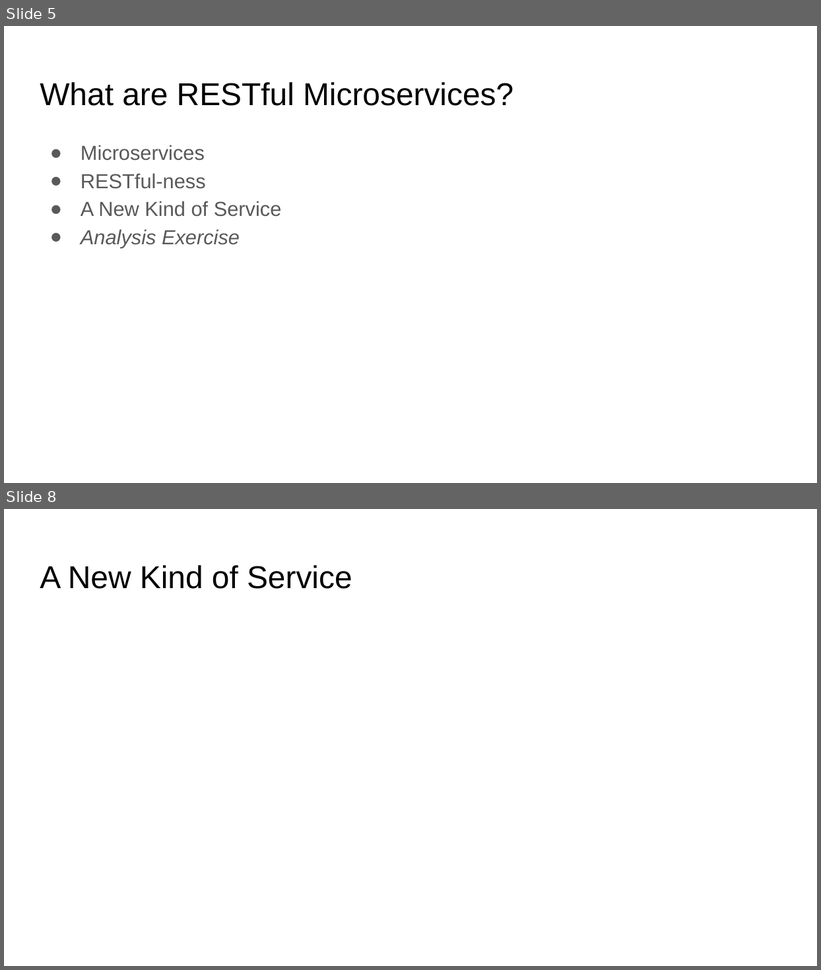
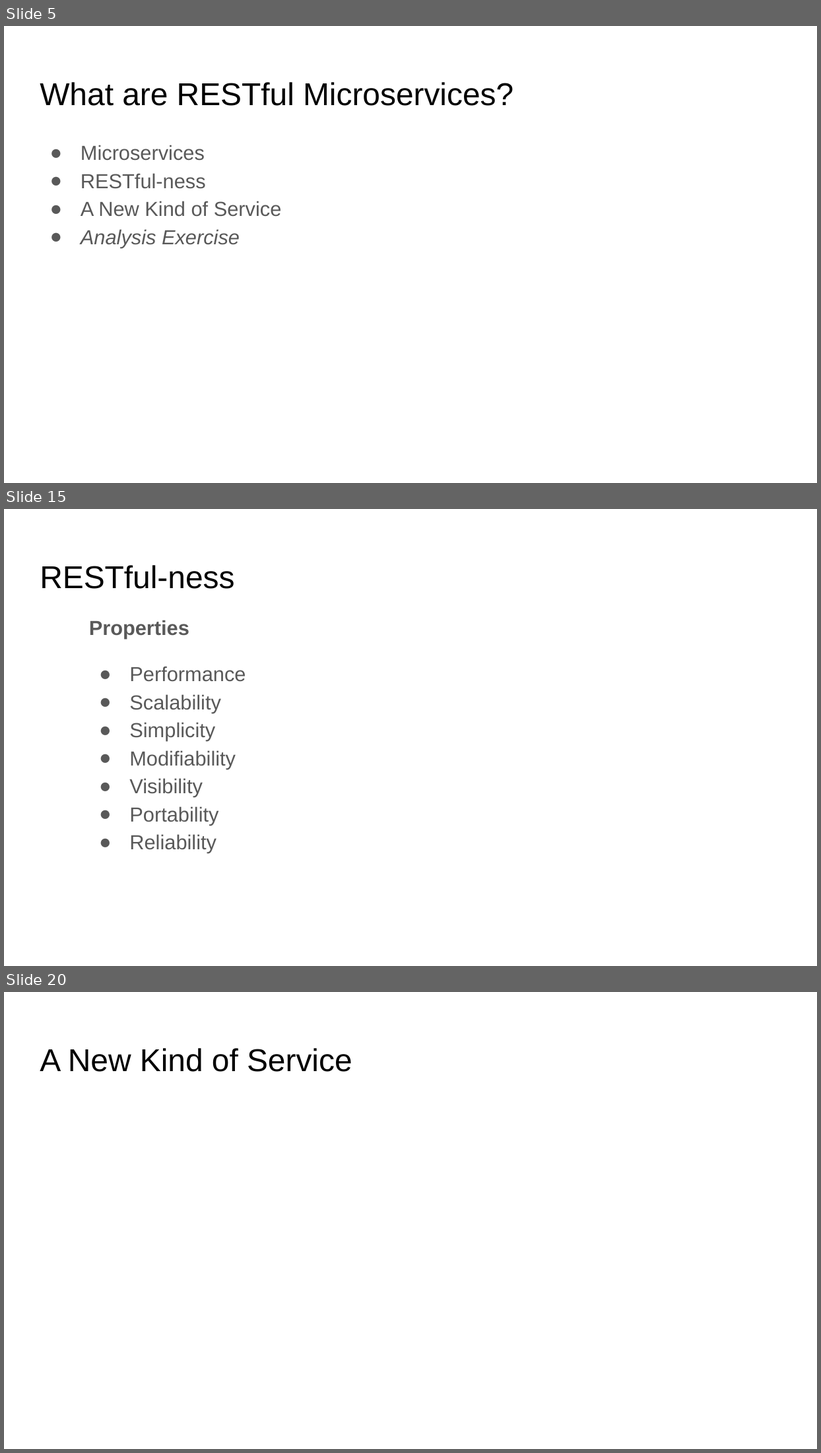
Before and after one commit to mamund/2018-02-sacon-workshop, a slide deck: slides/RESTful Microservices from the Ground Up.pptx. Shown one above the other, each under a label of ours: slides 5 and 8 before the commit, slides 5, 15 and 20 after it; the slides between them are not shown. The pictures are 821x970 and 821x1453 pixels, drawn with LibreOffice and Linux fonts; fonts in the diff are those of the drawing; background and template pictures are left out. Boxes give left, top, right and bottom in pixels: in the first picture for what was removed or moved away, otherwise in the second. Text is boxed around its words. In the diff, an @@ line names an element or a change of style, - is before the commit and + after.

```diff
--- a/slides/RESTful Microservices from the Ground Up.pptx
+++ b/slides/RESTful Microservices from the Ground Up.pptx
@@ slide 15 added at (4, 509, 817, 966), background #FFFFFF @@
@@ title added at (40, 565, 234, 589), 28 pt, text #000000 @@
+RESTful-ness
@@ text added at (89, 620, 246, 854), 18 pt, text #595959 @@
+Properties
+● Performance
+● Scalability
+● Simplicity
+● Modifiability
+● Visibility
+● Portability
+● Reliability
@@ what was slide 8 is now slide 20 @@
```
Also in this commit, not shown: 13 other slides added, 2 slides removed, 1 other file.
